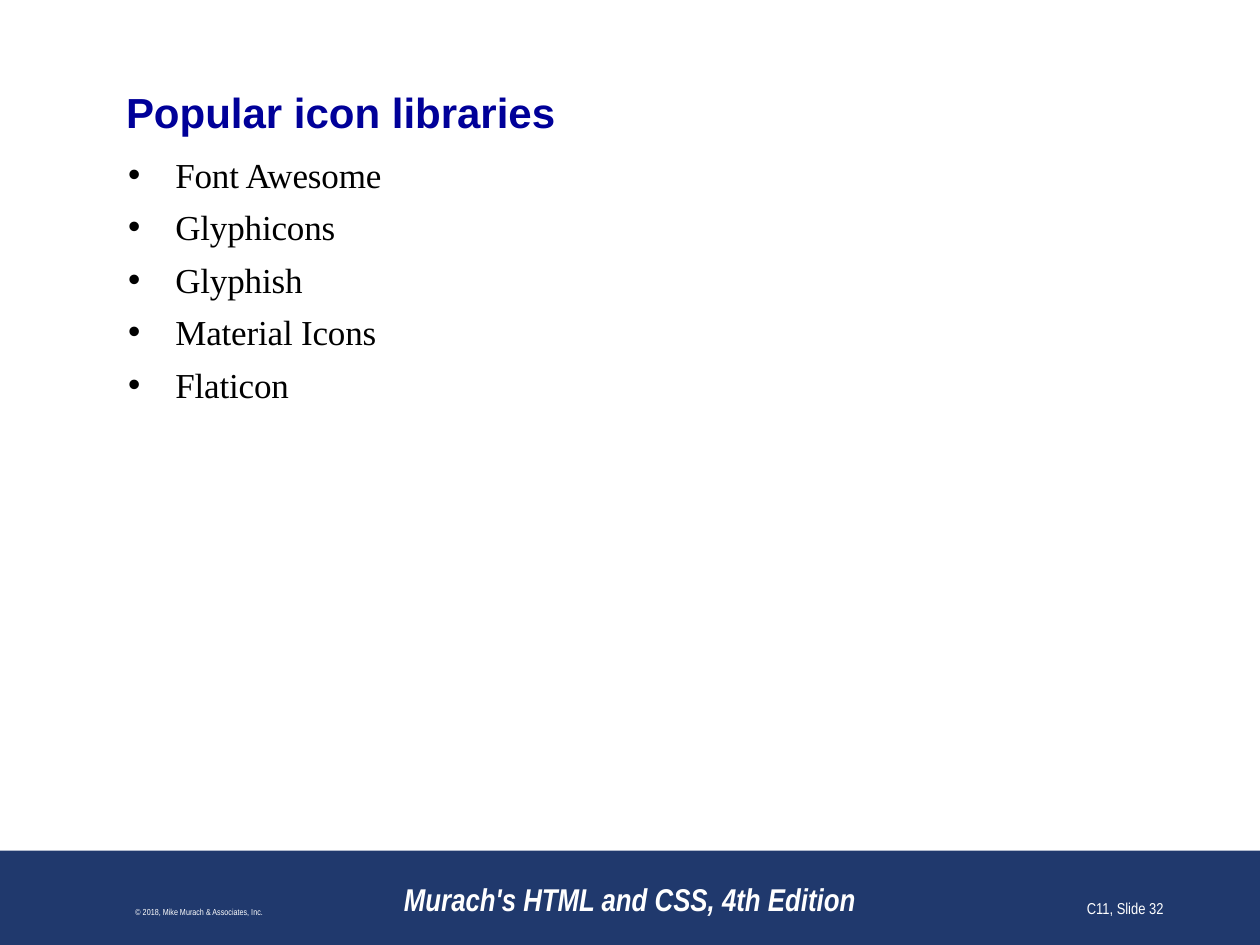
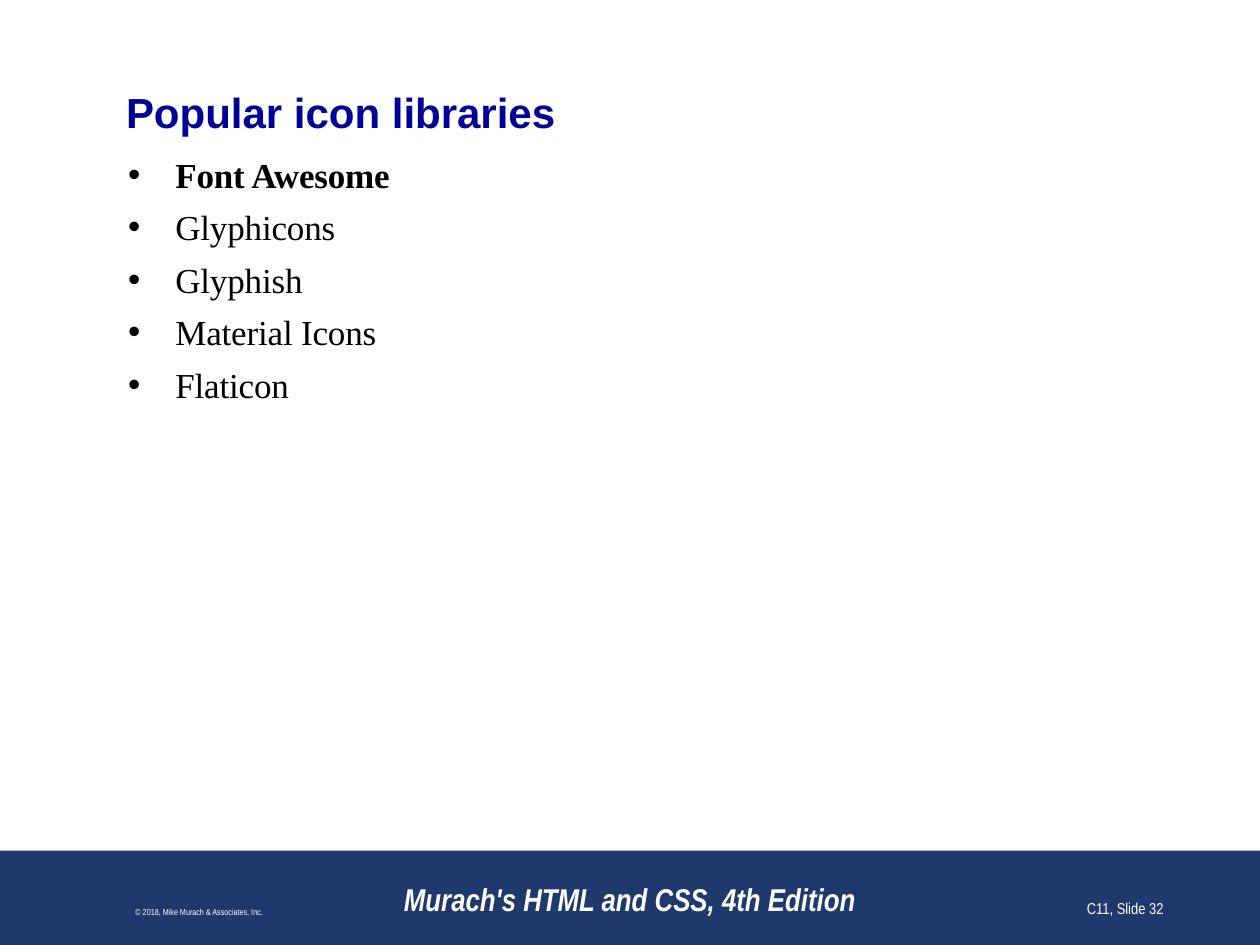
Before and after one commit to paulsmithkc/awd1000_base_lab_and_homework, a slide deck: slide 32 of murach_html_4e/slides/Chapter 11 slides.pptx. Drawn at 1260x945 pixels with LibreOffice and Linux fonts; fonts in the diff are those of the drawing; background and template pictures are left out. Boxes give left, top, right and bottom in pixels: in the first picture for what was removed or moved away, otherwise in the second. Text is boxed around its words. In the diff, an @@ line names an element or a change of style, - is before the commit and + after.

```diff
--- a/murach_html_4e/slides/Chapter 11 slides.pptx
+++ b/murach_html_4e/slides/Chapter 11 slides.pptx
@@ text at box(175, 165, 389, 189): bold on in "Font Awesome" @@
```
Also in this commit, not shown: 1 other slide changed, 1 other file.
